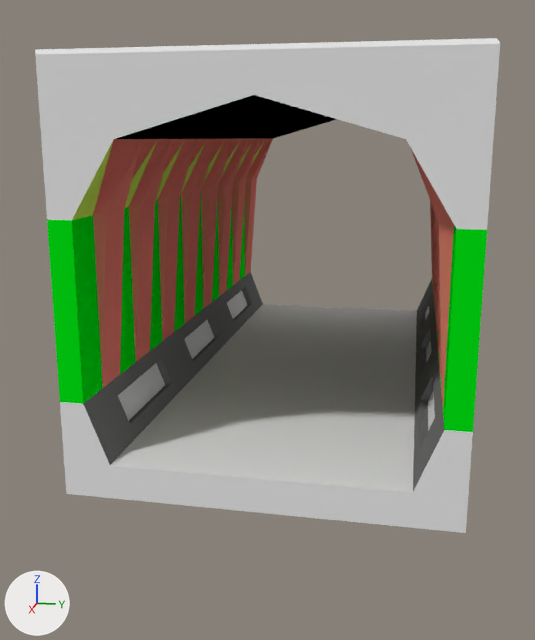
One commit to the Blender file Project/Models/newHallway3.blend: the scene before it, then after it.
The view is the same before and after, from a camera (50 mm lens) standing at (12.55, 2.36, 3.73) and looking at (1.56, 0.16, 0.98). Arrows for +X, +Y and +Z are at lower left; the lights stay in place.

The scene before the commit, as lines of its bpy script (objects in view):
```python
me_cube = bpy.data.meshes.new('Cube')
me_cube.from_pydata(...)  # 857 vertices, 316 faces; spans x -1.0..1.0, y -1.0..1.0, z -18.1..5.8
# faces by material slot: [76, 5, 3, 126, 66, 6, 18, 16]
me_cube.materials.append(mat_material)  # white #e7e7e7
me_cube.materials.append(mat_lights)  # white #e7e7e7
me_cube.materials.append(mat_roof)  # black #000000
me_cube.materials.append(mat_pylons)  # red #e77d71
me_cube.materials.append(mat_floorsides)  # grey #757575
me_cube.materials.append(mat_floorlights)  # white #e7e7e7
me_cube.materials.append(mat_wall)  # green #00e714
me_cube.materials.append(mat_topwall)  # green #c6e757
ob_cube = bpy.data.objects.new('Cube', me_cube)
ob_cube.location = (1.22, 0.8, 3.42)
ob_cube.scale = (4.2, 2.2, 0.2)
```
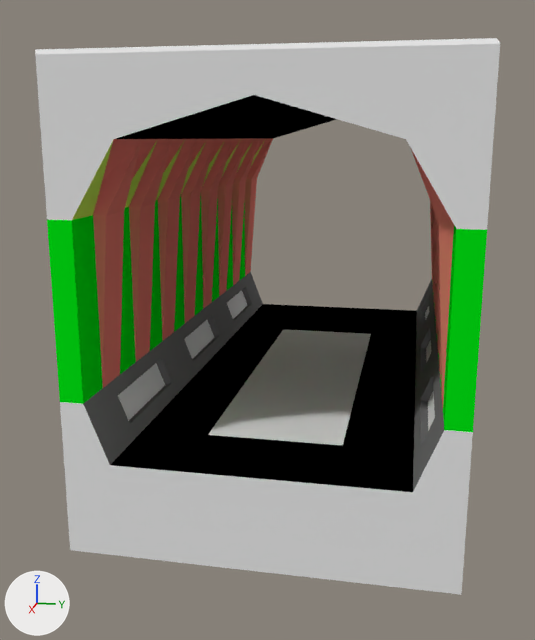
Where the change shows, as pixel boxes (x1, y1, x2, y2) in the pictures (535 x 640 px):
'Cube', reshaped (12% taller)
    before: (35, 38, 500, 533)
    after: (35, 38, 500, 595)
part 1 of me_cube, built on
    before: (60, 303, 473, 533)
    after: (60, 303, 473, 595)

The change, as a diff of the scene's bpy script:
```diff
--- a/Project/Models/newHallway3.blend.py
+++ b/Project/Models/newHallway3.blend.py
@@ mat_glass @@
+mat_glass = diffuse_material('Glass')
+mat_glass.base_color = (0.8, 0.8, 0.8)  # white #e7e7e7
@@ mat_underfloor @@
+mat_underfloor = diffuse_material('UnderFloor')
+mat_underfloor.base_color = (0.8, 0.8, 0.8)  # white #e7e7e7
@@ mat_flooring @@
+mat_flooring = diffuse_material('Flooring')
+mat_flooring.base_color = (0.0, 0.0, 0.0)  # black #000000
@@ me_cube @@
 # used by ob_cube; location = (1.22, 0.8, 3.42); scale = (4.2, 2.2, 0.2)
-me_cube.from_pydata(...)  # 857 vertices, 316 faces; spans x -1.0..1.0, y -1.0..1.0, z -18.1..5.8
+me_cube.from_pydata(...)  # 927 vertices, 379 faces; spans x -1.0..1.0, y -1.0..1.0, z -21.6..5.8
+# me_cube part 1
+# 3 vertices are removed from x -1.0..1.0, y -0.5..0.3, z -16.1
+# 6 faces are deleted
+# 4 vertices in x -1.0..1.0, y -1.0..1.0, z -18.1 move by (0.0, 0.0, -3.5)
+# 4 vertices move within x -1.0..1.0, y -0.7..0.8, z -16.1
+# 73 vertices are added at x -1.0..1.0, y -0.8..0.8, z -16.1
+# 1 new face joins them, mat_underfloor (white #e7e7e7)
+# 2 new faces join them, mat_material (white #e7e7e7)
+# 2 new faces join them, mat_floorsides (grey #757575)
+# 44 new faces join them, mat_flooring (black #000000)
+# 20 new faces join them, mat_glass (white #e7e7e7)
 me_cube.materials.append(mat_material)
@@ me_cube @@
 me_cube.materials.append(mat_topwall)
+me_cube.materials.append(mat_flooring)  # black #000000
+me_cube.materials.append(mat_glass)  # white #e7e7e7
+me_cube.materials.append(mat_underfloor)  # white #e7e7e7
```
